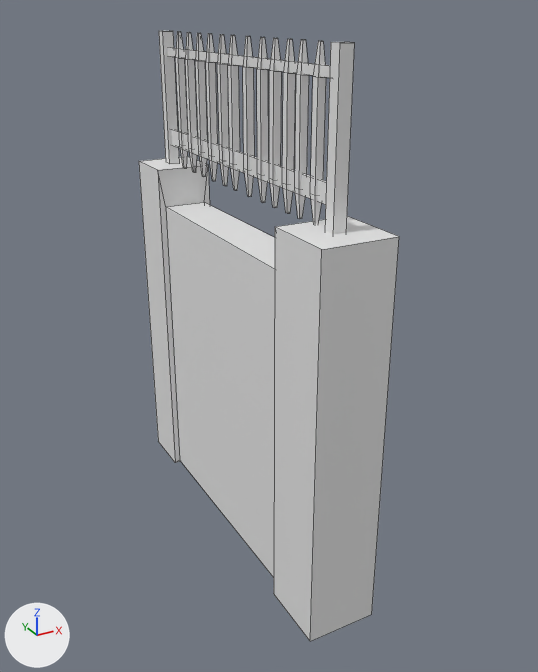
The FBX model Mortier FU/Assets/01_Art/Meshes/SM_mur_V1.fbx as it was, and as the next commit left it.
The view is the same before and after, from a 50 mm lens placed at (-0.0254, -0.0507, 0.0427), pointed at (0.0015, -0.0019, 0.0183). Lighting does not change. The marker at lower left points along +X, +Y and +Z. Mesh edges are drawn as thin lines. Where no turn or scale is listed for an object, it has been applied to the vertices.

Objects in the first picture: 'mur'.
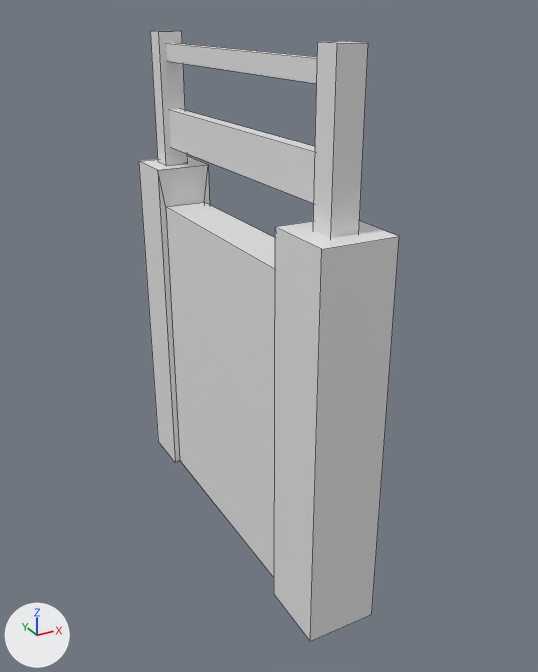
The newer file is also rescaled (x104.7), turned or shifted as a whole; pictures and numbers use the older file's frame.

Edits to the bpy script that builds the scene:
```text
Change me_mesh:
    used by ob_mur; location = (0.0, 0.0, 0.0)
    remove me_mesh.from_pydata(...)  # 248 vertices, 214 faces; spans x -0.0028..0.0028, y -0.0159..0.0159, z -0.0001..0.041
    add me_mesh.from_pydata(...)  # 72 vertices, 58 faces; spans x -0.0028..0.0028, y -0.0159..0.0159, z -0.0001..0.041
    me_mesh part 1: a new loose piece, a box spanning x -0.0005..0.0005, y -0.013..0.0136, z 0.0315..0.0346, in mat_openpbr_shader1 (white #e7e7e7)
    me_mesh part 2: a new loose piece, a box spanning x -0.001..0.001, y 0.0126..0.0147, z 0.0299..0.041, in mat_openpbr_shader1 (white #e7e7e7)
    me_mesh part 3: a new loose piece, a box spanning x -0.001..0.001, y -0.0142..-0.0121, z 0.0299..0.041, in mat_openpbr_shader1 (white #e7e7e7)
    me_mesh part 4: 12 loose pieces with 192 vertices, spanning x -0.0003..0.0003, y -0.0111..0.011, z 0.0299..0.041, are deleted
    me_mesh part 5
    12 vertices are removed from x -0.0005..0.0005, y -0.0136..0.0141, z 0.0299..0.041
    11 faces are deleted
    4 vertices move from x -0.0005..0.0005, y 0.0131..0.0141, z 0.041 to x -0.0005..0.0005, y 0.0136, z 0.0386..0.04
    4 vertices are added at (-0.0005, -0.013, 0.04), (0.0005, -0.013, 0.04), (-0.0005, -0.013, 0.0386), (0.0005, -0.013, 0.0386)
    5 new faces join them
```

Changed parts and their boxes [x1, y1, x2, y2] in the pictures (538 x 672 px):
'mur', reshaped: before [139, 31, 399, 642]; after [139, 30, 399, 642]
part 1 of me_mesh, added: after [169, 109, 315, 203]
part 2 of me_mesh, added: after [150, 30, 188, 165]
part 3 of me_mesh, added: after [313, 41, 368, 238]
part 4 of me_mesh, deleted: before [175, 32, 326, 224]
part 5 of me_mesh, cut back: before [159, 31, 355, 234]; after [166, 43, 317, 83]
